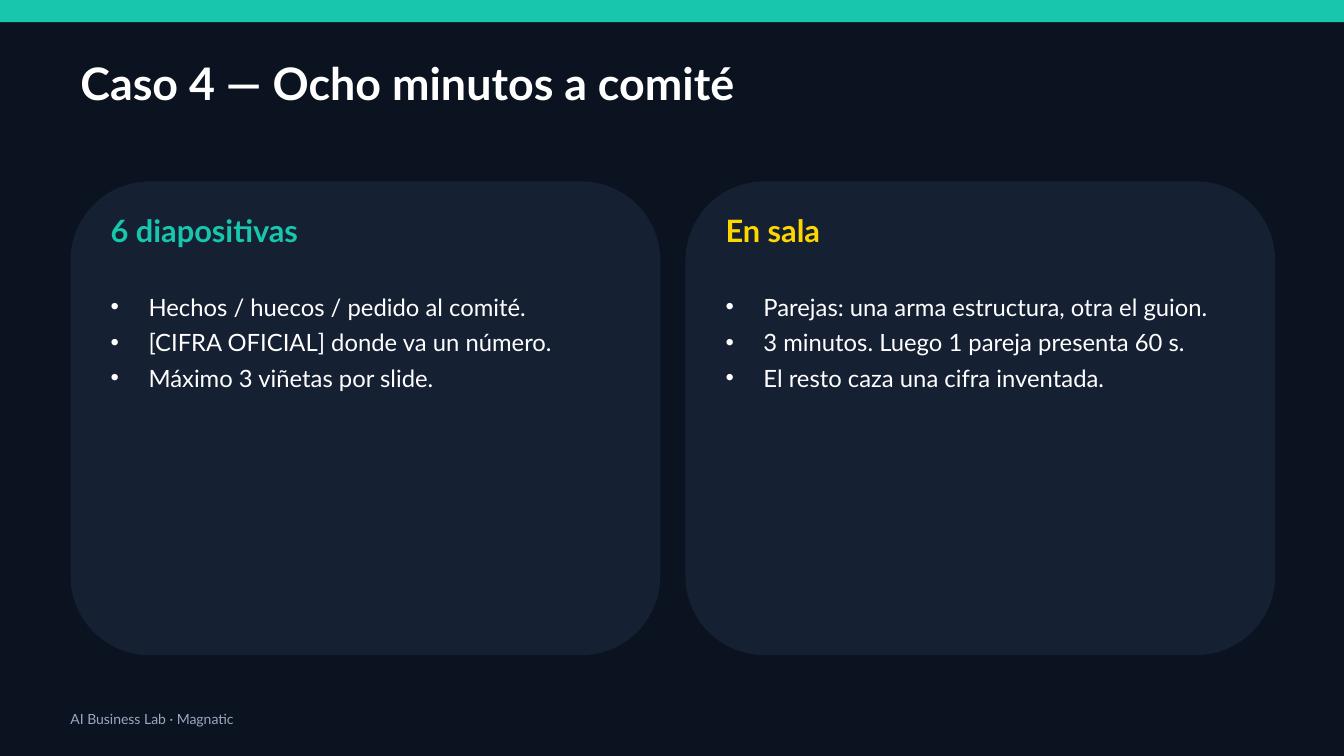
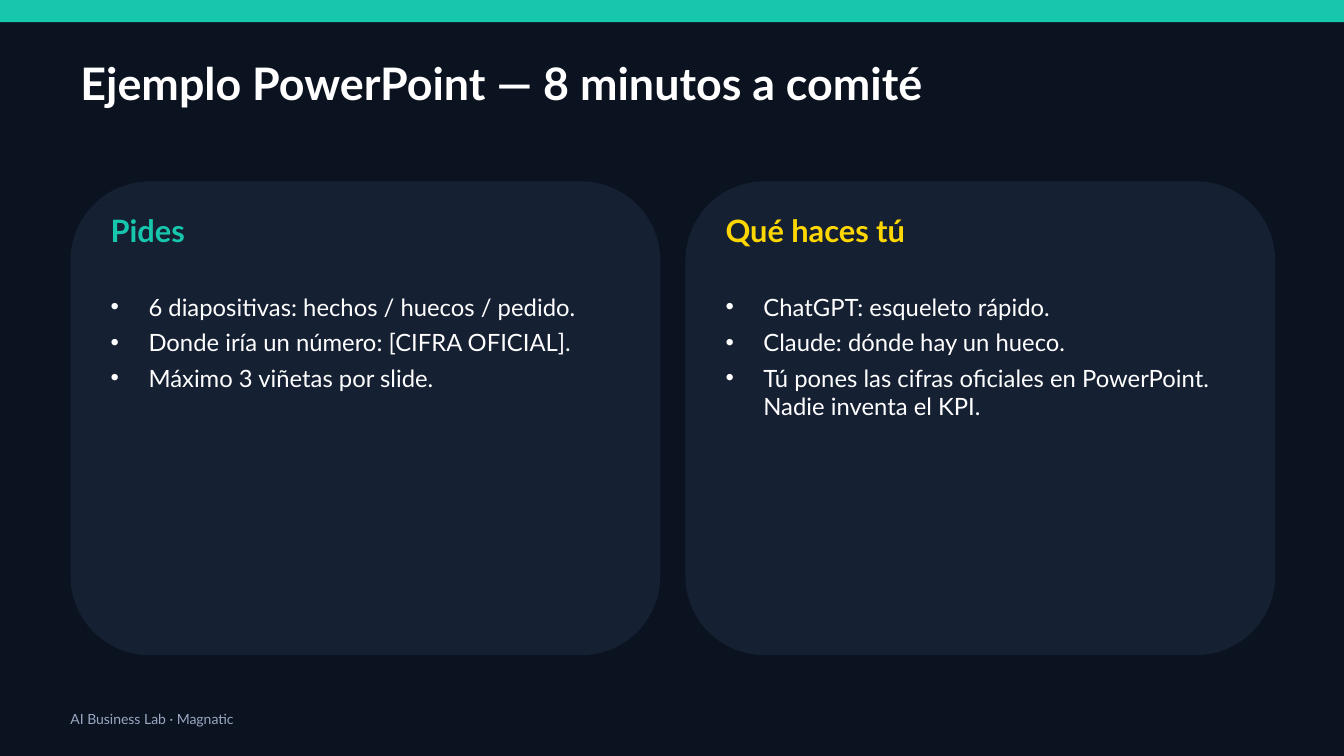
Before and after one commit to xander0408/CURSOS, a slide deck: slide 30 of AI-Business-Lab-Presentacion.pptx (slide 59 before the commit). Drawn at 1344x756 pixels with LibreOffice and Linux fonts; fonts in the diff are those of the drawing. Boxes give left, top, right and bottom in pixels: in the first picture for what was removed or moved away, otherwise in the second. Text is boxed around its words. In the diff, an @@ line names an element or a change of style, - is before the commit and + after.

```diff
--- a/AI-Business-Lab-Presentacion.pptx
+++ b/AI-Business-Lab-Presentacion.pptx
@@ text at box(80, 66, 922, 108): text changed @@
-Caso 4 — Ocho minutos a comité
+Ejemplo PowerPoint — 8 minutos a comité
@@ text at box(111, 219, 185, 242): text changed @@
-6 diapositivas
+Pides
@@ text at box(726, 219, 905, 247): text changed @@
-En sala
+Qué haces tú
@@ text at box(149, 298, 576, 355): text changed @@
-• Hechos / huecos / pedido al comité.
-• [CIFRA OFICIAL] donde va un número.
+• 6 diapositivas: hechos / huecos / pedido.
+• Donde iría un número: [CIFRA OFICIAL].
@@ text at box(763, 298, 1209, 415): text changed @@
-• Parejas: una arma estructura, otra el guion.
-• 3 minutos. Luego 1 pareja presenta 60 s.
-• El resto caza una cifra inventada.
+• ChatGPT: esqueleto rápido.
+• Claude: dónde hay un hueco.
+• Tú pones las cifras oficiales en PowerPoint. Nadie inventa el KPI.
```
Also in this commit, not shown: 28 other slides changed, 1 slide added, 42 slides removed, 1 other file.
